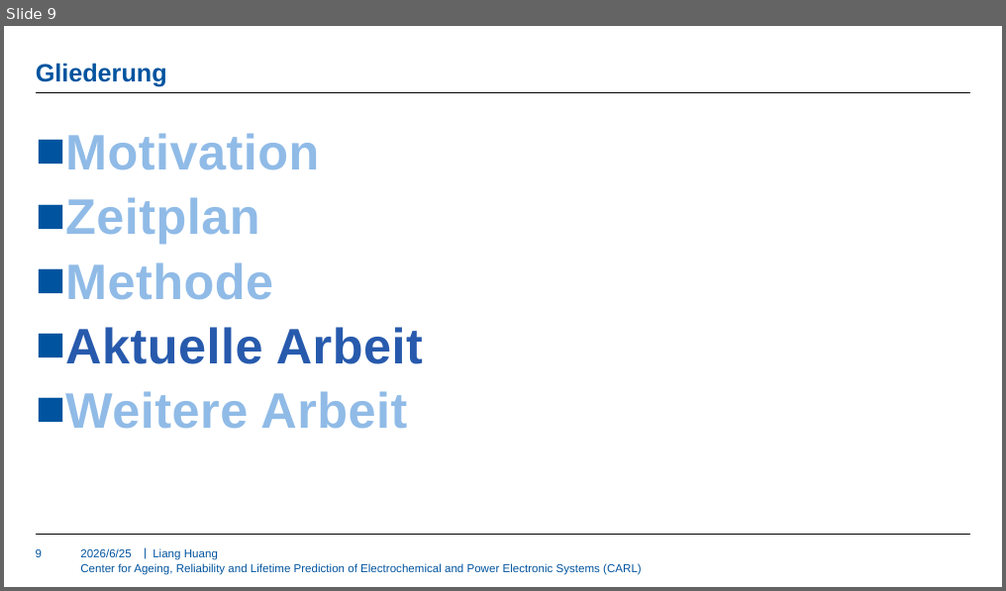
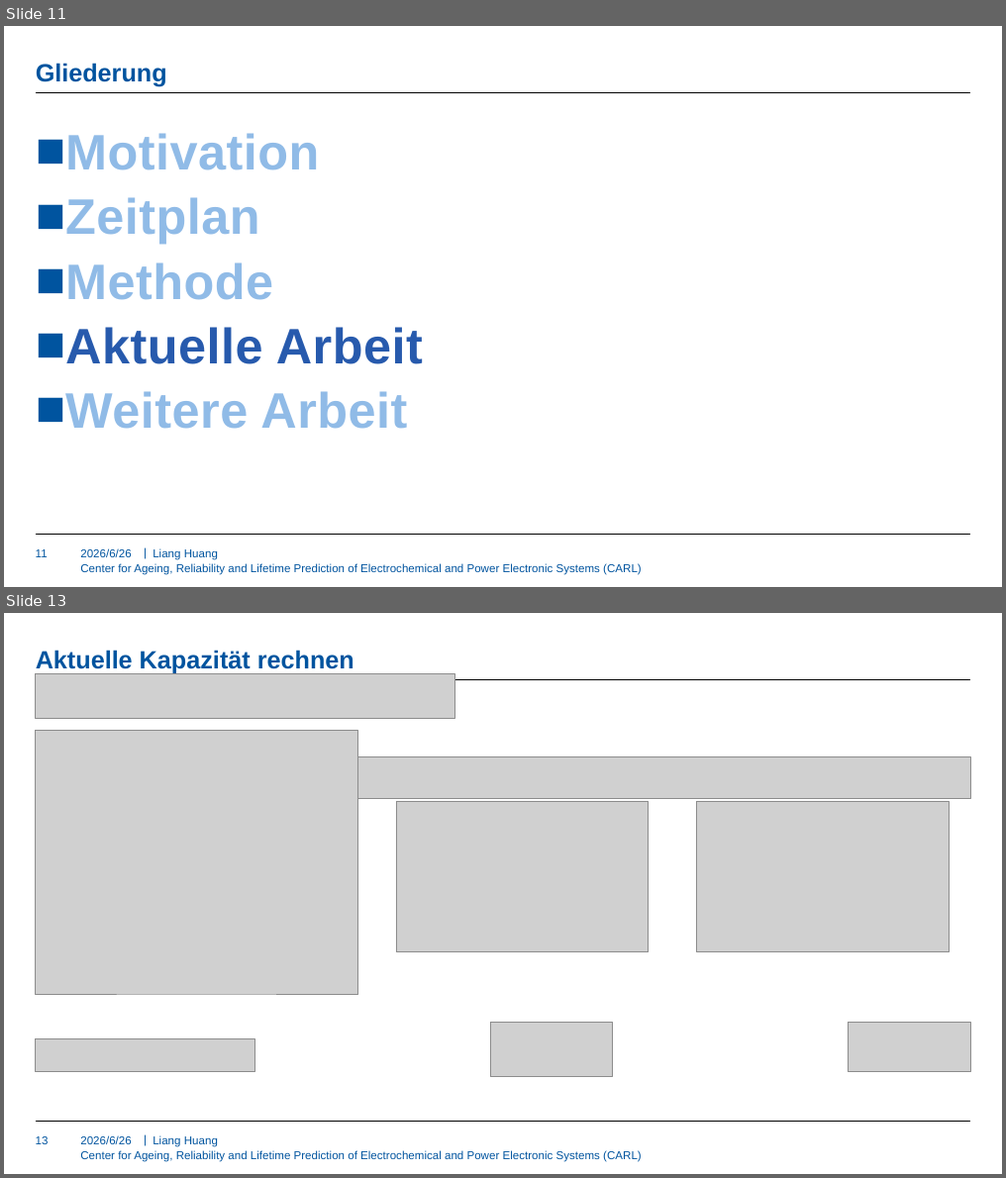
Before and after one commit to HuangLIANG99/MA, a slide deck: Literature Review/KW09/09.07.2026.pptx. Shown one above the other, each under a label of ours: slide 9 before the commit, slides 11 and 13 after it; the slides between them are not shown. The pictures are 1006x591 and 1006x1178 pixels, drawn with LibreOffice and Linux fonts; fonts in the diff are those of the drawing; grey boxes stand for pictures; background and template pictures are left out. Boxes give left, top, right and bottom in pixels: in the first picture for what was removed or moved away, otherwise in the second. Text is boxed around its words. In the diff, an @@ line names an element or a change of style, - is before the commit and + after.

```diff
--- a/Literature Review/KW09/09.07.2026.pptx
+++ b/Literature Review/KW09/09.07.2026.pptx
@@ slide 13 added at (4, 613, 1002, 1174), background #FFFFFF; not listed: 4 template elements that a slide beside it also shows @@
@@ title added at (36, 650, 354, 673), 24 pt, text #00549F, bold @@
+Aktuelle Kapazität rechnen
@@ picture added at (35, 673, 454, 718) @@
@@ picture added at (35, 731, 357, 995) @@
@@ picture added at (357, 758, 970, 799) @@
@@ picture added at (396, 801, 648, 953) @@
@@ picture added at (696, 801, 948, 953) @@
@@ picture added at (490, 1023, 613, 1078) @@
@@ picture added at (847, 1023, 970, 1072) @@
@@ picture added at (35, 1039, 254, 1072) @@
@@ page number added at (36, 1137, 49, 1145), 11 pt, text #00549F @@
+13
@@ text added at (80, 1136, 131, 1145), 11 pt, text #00549F @@
+2026/6/26
@@ text added at (152, 1136, 218, 1148), 11 pt, text #00549F @@
+Liang Huang
@@ what was slide 9 is now slide 11 @@
@@ page number at (36, 550, 48, 558): text changed @@
-9
+11
```
Also in this commit, not shown: 11 other slides changed, 4 other slides added.
